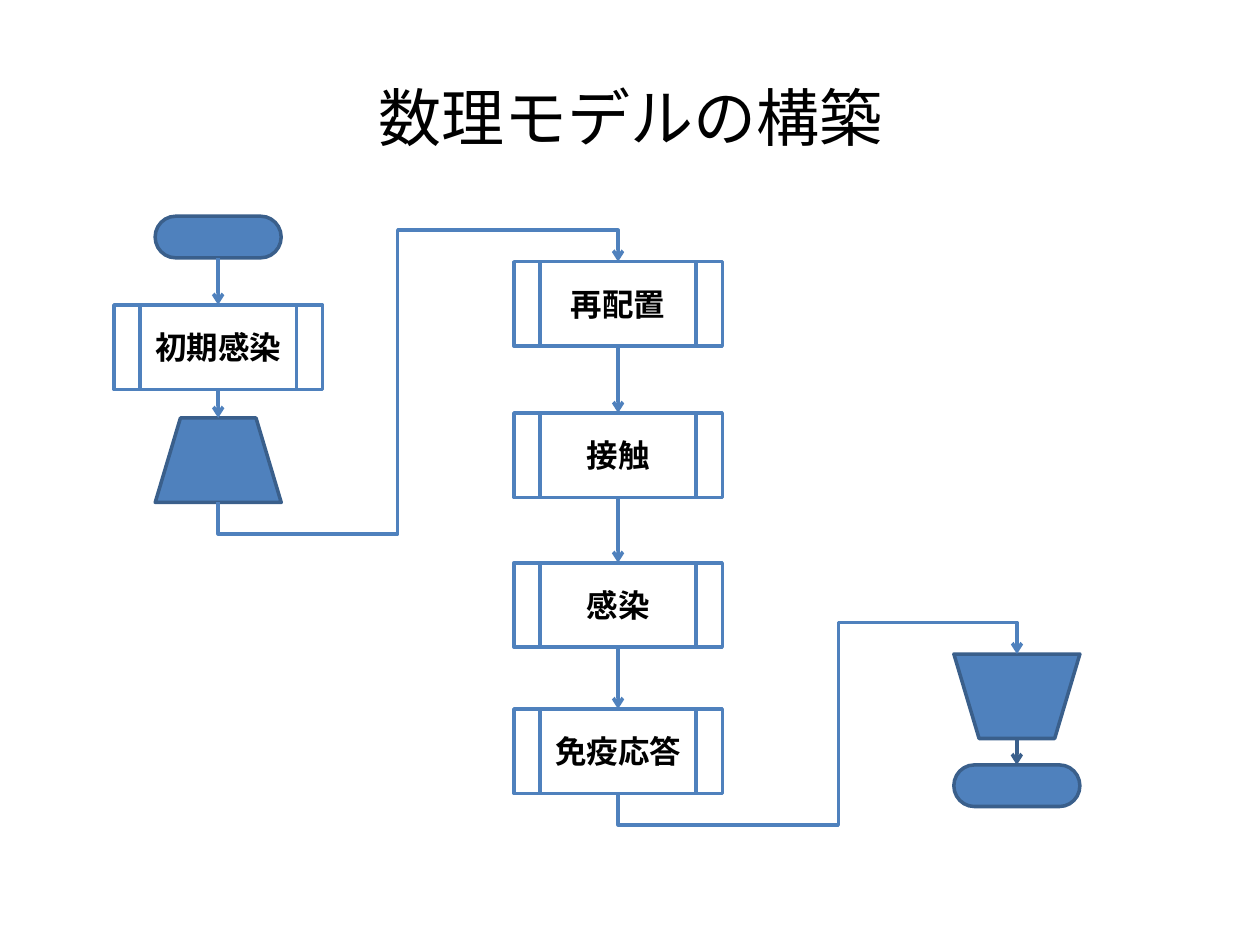
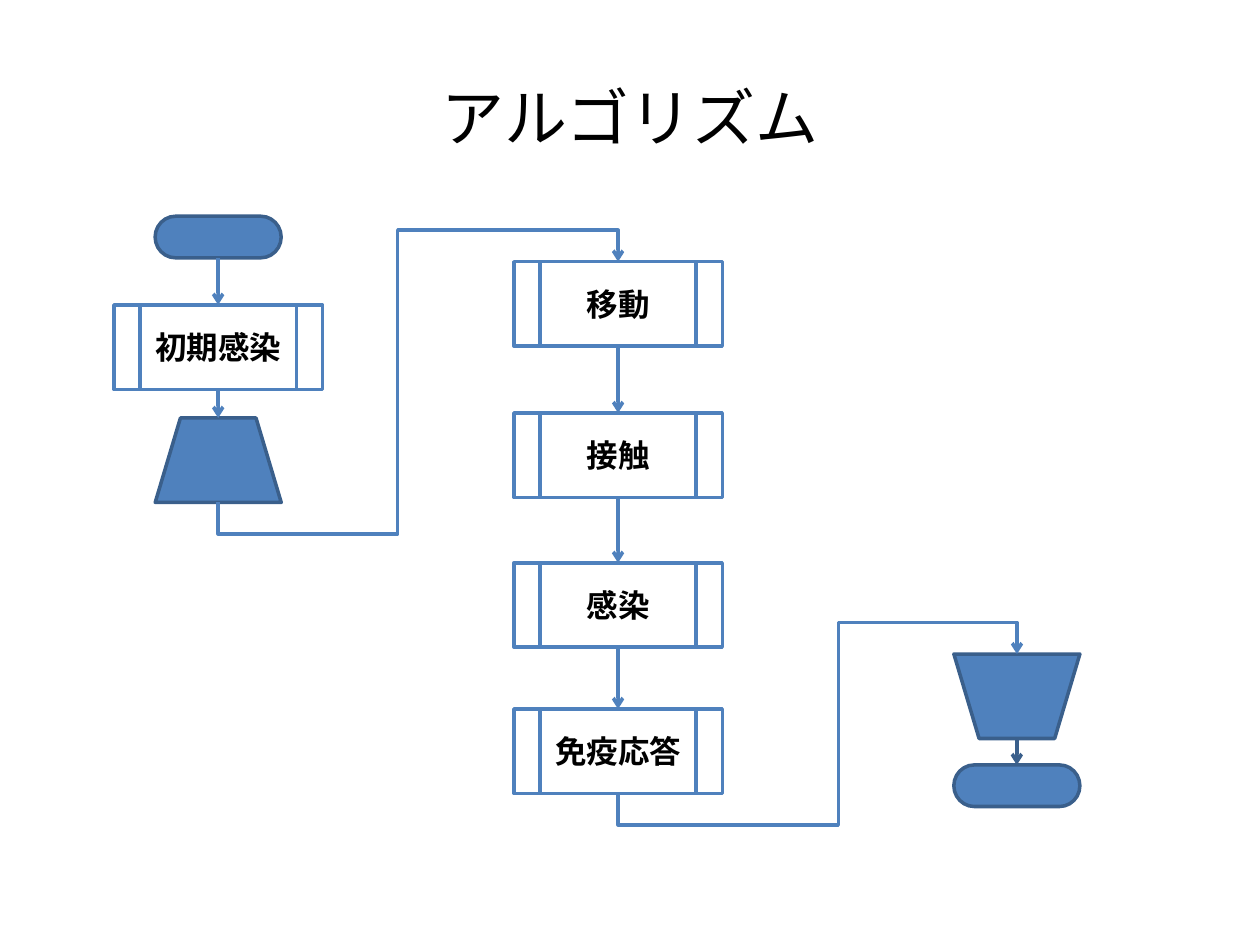
Before and after one commit to nkud/Research-BB, a slide deck: slide 10 of ppt/卒業研究.pptx (slide 8 before the commit). Drawn at 1260x945 pixels with LibreOffice and Linux fonts; fonts in the diff are those of the drawing. Boxes give left, top, right and bottom in pixels: in the first picture for what was removed or moved away, otherwise in the second. Text is boxed around its words. In the diff, an @@ line names an element or a change of style, - is before the commit and + after.

```diff
--- a/ppt/卒業研究.pptx
+++ b/ppt/卒業研究.pptx
@@ title at bbox=[442, 87, 818, 144]: text changed @@
-数理モデルの構築
+アルゴリズム
@@ text in flow chart predefined process at bbox=[587, 289, 650, 319]: text changed @@
-再配置
+移動
```
Also in this commit, not shown: 5 other slides changed, 5 slides added, 1 slide removed.
